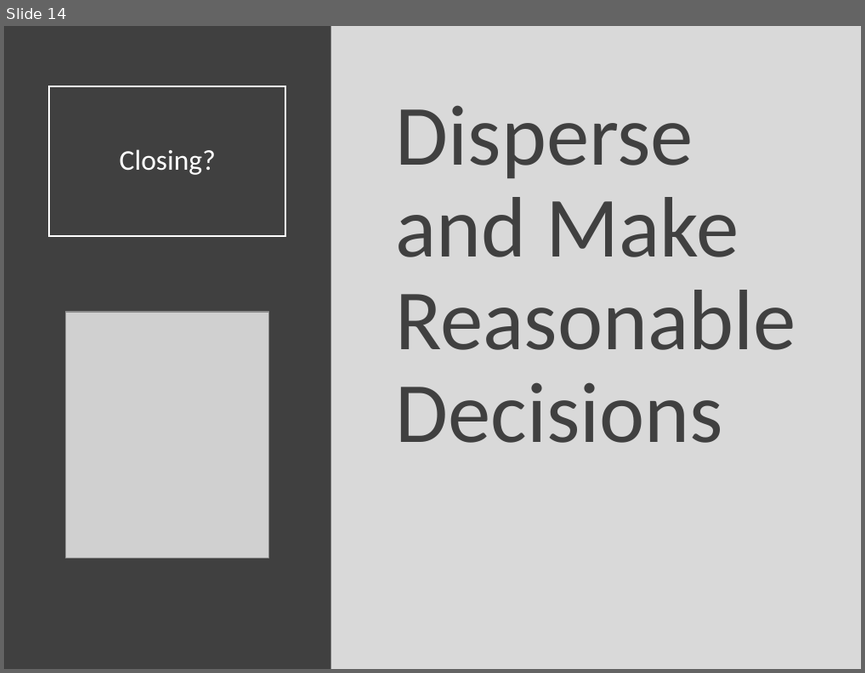
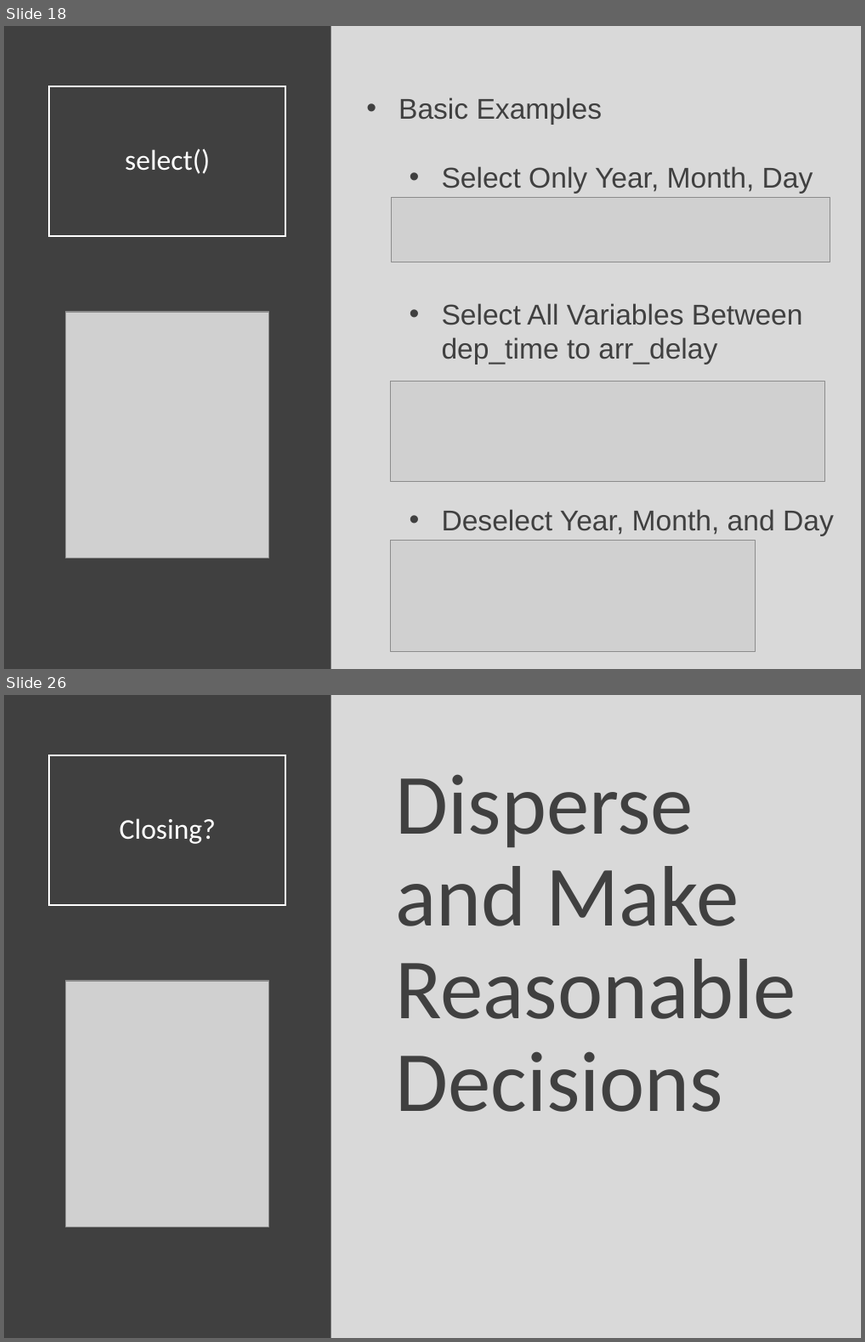
Before and after one commit to Yixf-Self/STOR320_WEBSITE, a slide deck: Lectures/Lecture 4/Lecture 4.pptx. Shown one above the other, each under a label of ours: slide 14 before the commit, slides 18 and 26 after it; the slides between them are not shown. The pictures are 865x673 and 865x1342 pixels, drawn with LibreOffice and Linux fonts; fonts in the diff are those of the drawing; grey boxes stand for pictures. Boxes give left, top, right and bottom in pixels: in the first picture for what was removed or moved away, otherwise in the second. Text is boxed around its words. In the diff, an @@ line names an element or a change of style, - is before the commit and + after.

```diff
--- a/Lectures/Lecture 4/Lecture 4.pptx
+++ b/Lectures/Lecture 4/Lecture 4.pptx
@@ slide 18 added at box(4, 26, 861, 669), background #D9D9D9 @@
@@ rectangle added at box(4, 26, 331, 669), fill #404040 @@
@@ title added at box(49, 86, 286, 236), outline #FFFFFF 1.5 pt, 24 pt, text #FFFFFF @@
+select()
@@ text added at box(398, 97, 834, 536), 24 pt, text #404040 @@
+• Basic Examples
+  • Select Only Year, Month, Day
+  • Select All Variables Between dep_time to arr_delay
+  • Deselect Year, Month, and Day
@@ picture added at box(392, 198, 830, 261) @@
@@ picture added at box(66, 312, 268, 557) @@
@@ picture added at box(391, 380, 825, 482) @@
@@ picture added at box(391, 540, 755, 652) @@
@@ what was slide 14 is now slide 26 @@
```
Also in this commit, not shown: 2 slides changed, 11 other slides added, 3 other files.
